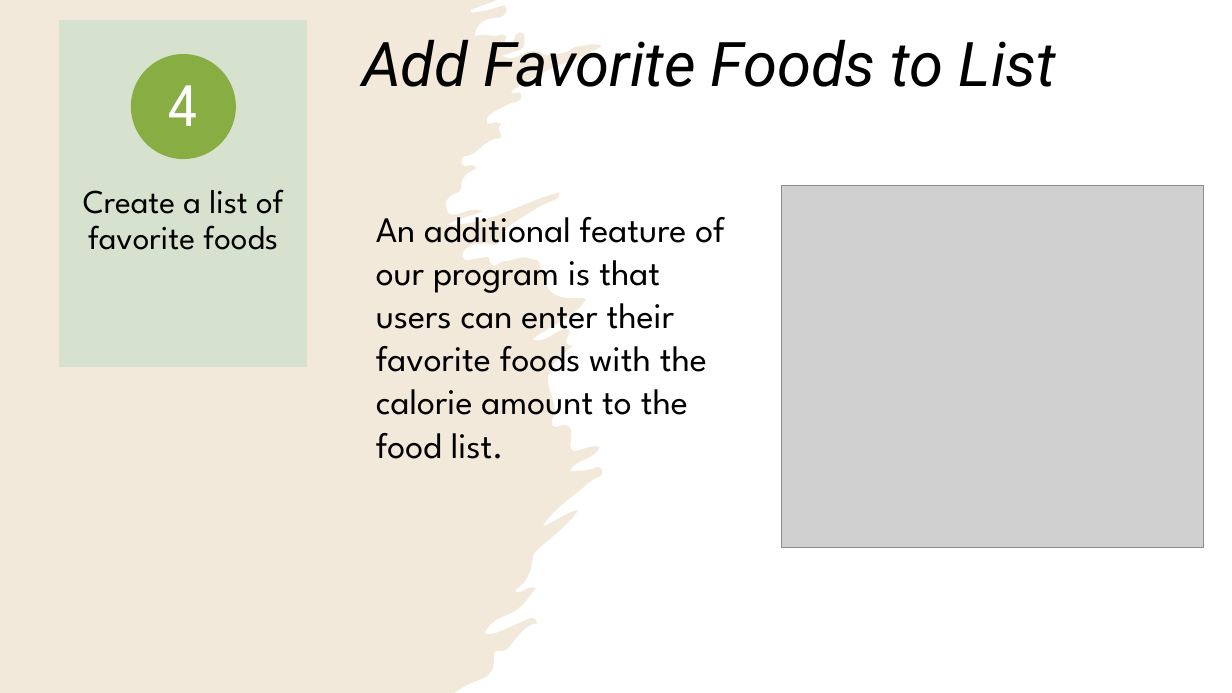
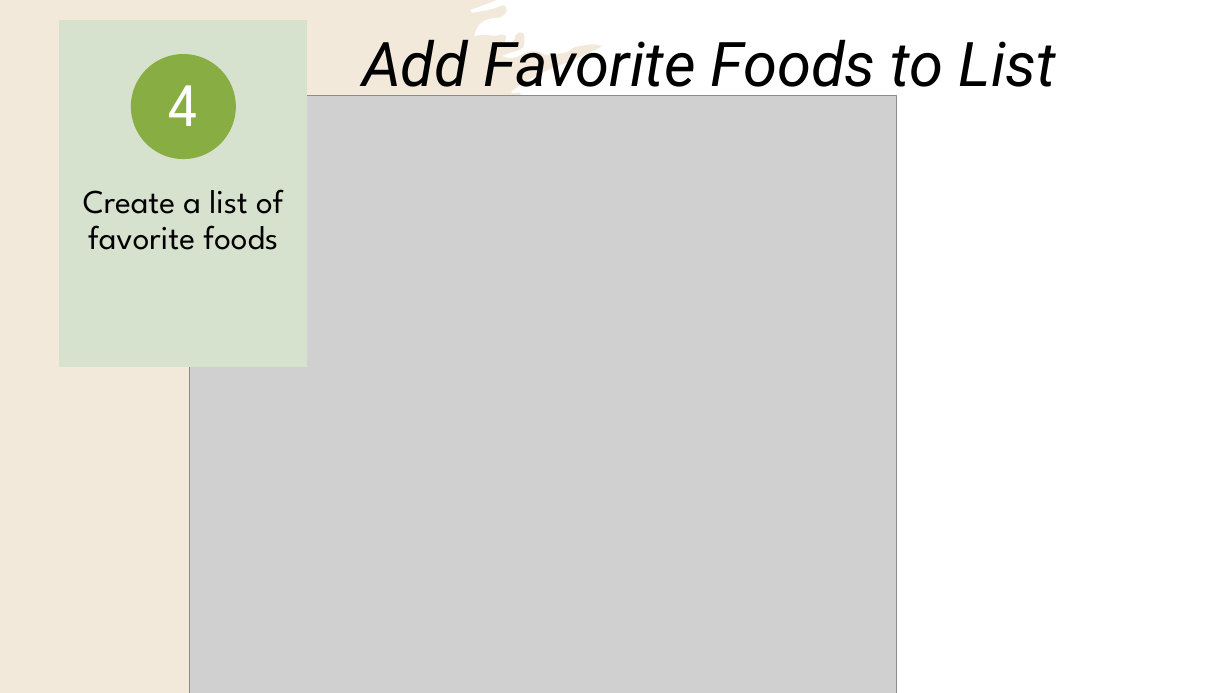
Before and after one commit to alizapeikes/CalorieCounter, a slide deck: slide 16 of About Calorie Counter.pptx. Drawn at 1232x693 pixels with LibreOffice and Linux fonts; fonts in the diff are those of the drawing; grey boxes stand for pictures. Boxes give left, top, right and bottom in pixels: in the first picture for what was removed or moved away, otherwise in the second. Text is boxed around its words. In the diff, an @@ line names an element or a change of style, - is before the commit and + after.

```diff
--- a/About Calorie Counter.pptx
+++ b/About Calorie Counter.pptx
@@ picture added at (x1=189, y1=95, x2=897, y2=693) @@
@@ picture removed at (x1=782, y1=186, x2=1204, y2=547) @@
@@ text removed at (x1=376, y1=217, x2=724, y2=459) @@
-An additional feature of our program is that users can enter their favorite foods with the calorie amount to the food list.
```
Also in this commit, not shown: 9 other slides changed.
